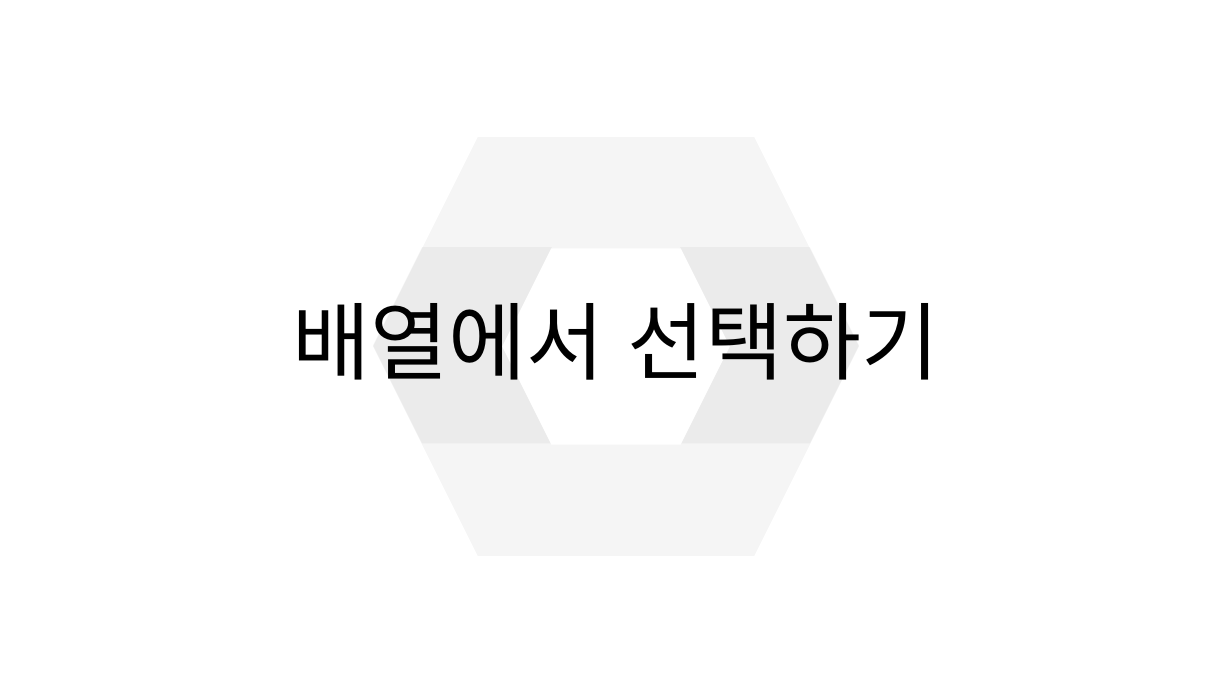
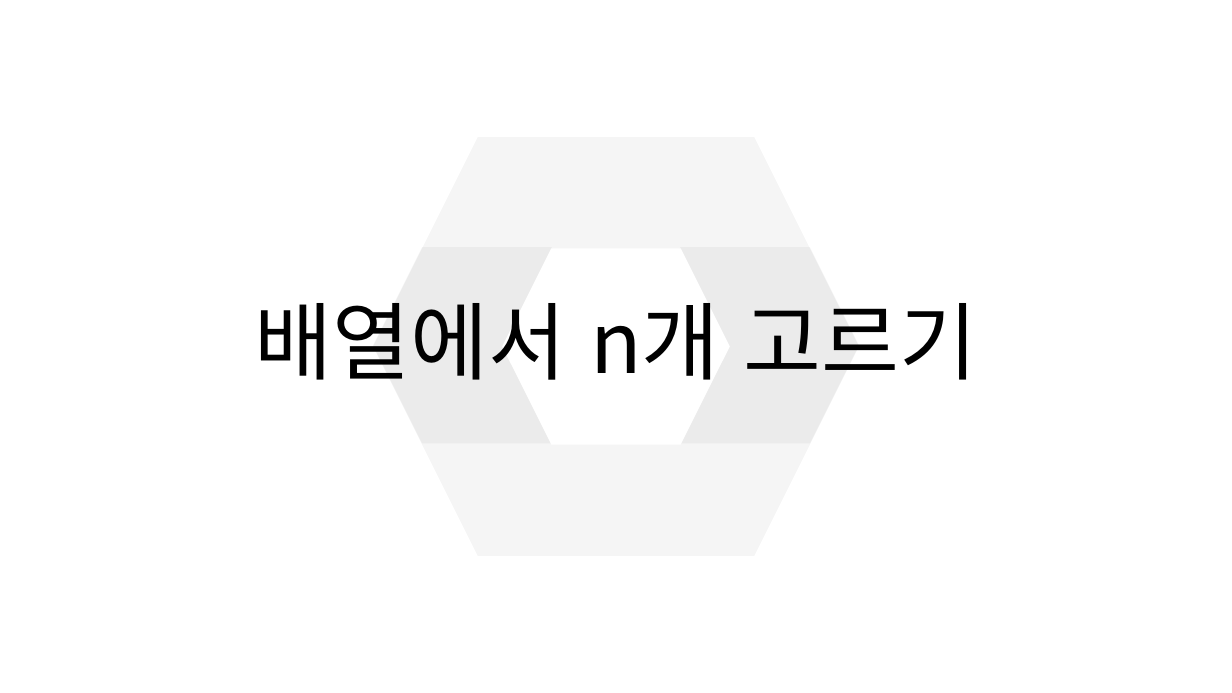
Before and after one commit to sjsjsj1246/EC_C_Language_Study, a slide deck: slide 24 of ppt/4강.pptx (slide 8 before the commit). Drawn at 1232x693 pixels with LibreOffice and Linux fonts; fonts in the diff are those of the drawing. Boxes give left, top, right and bottom in pixels: in the first picture for what was removed or moved away, otherwise in the second. Text is boxed around its words. In the diff, an @@ line names an element or a change of style, - is before the commit and + after.

```diff
--- a/ppt/4강.pptx
+++ b/ppt/4강.pptx
@@ title at box(255, 303, 977, 380): text changed @@
-배열에서 선택하기
+배열에서 n개 고르기
```
Also in this commit, not shown: 6 other slides changed, 33 slides added, 2 slides removed, 1 other file.
